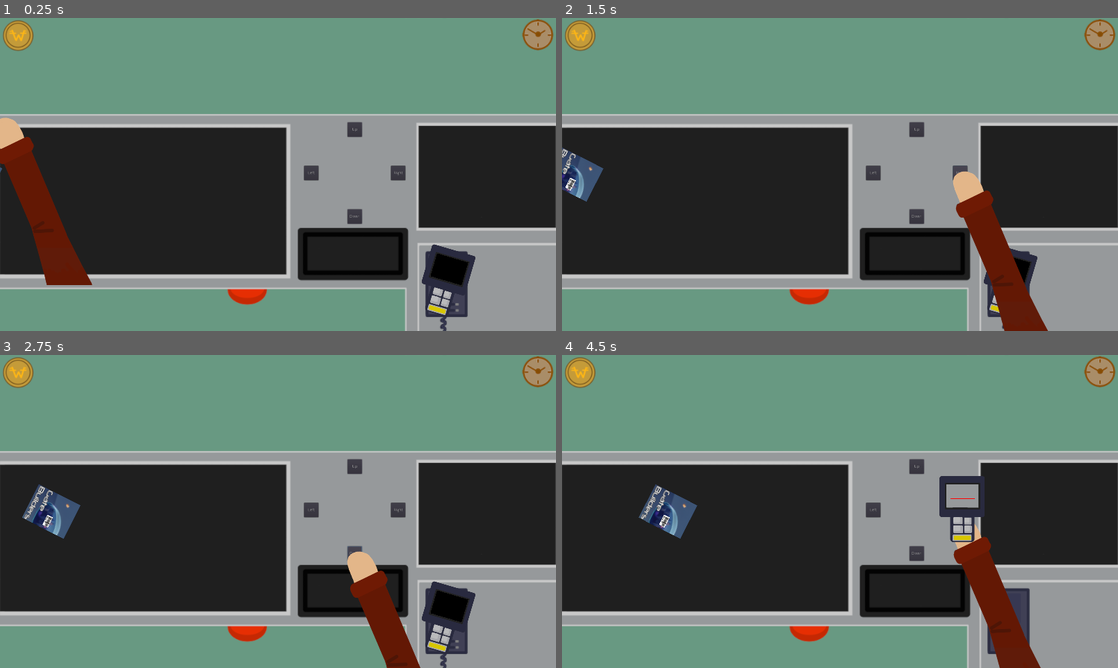
Above: before the commit, frames 1-4 (two rows, left to right).
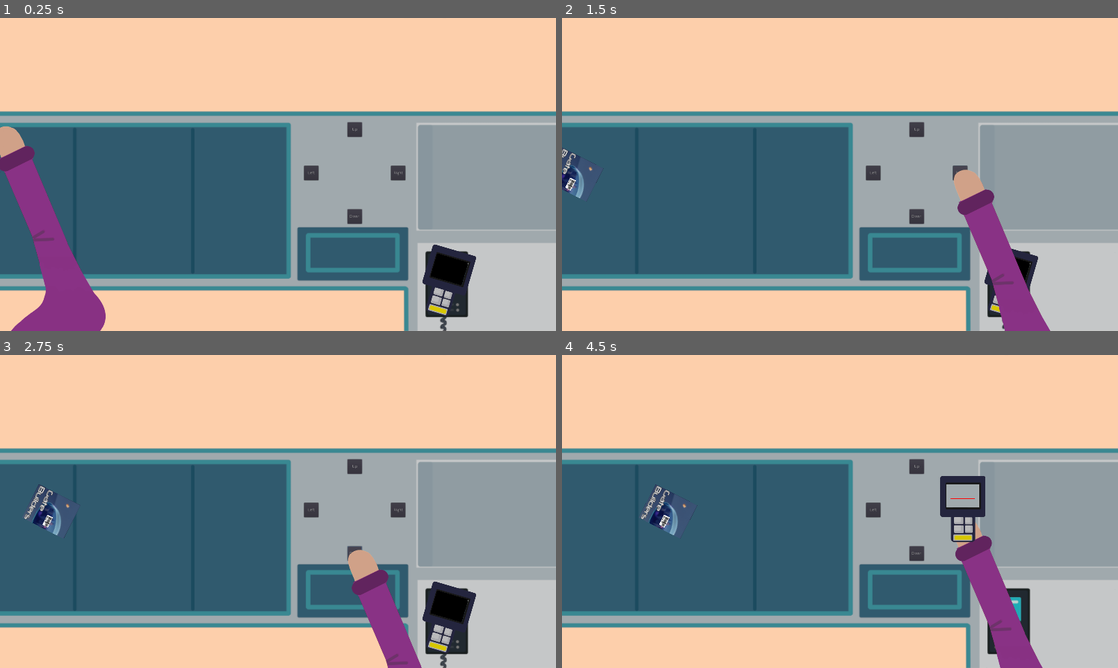
Above: after the commit, the same moments.

Repository: sboigelot/LD51
Game: Godot game, scene res://Scenes/Supermarket3d.tscn
Two runs of this game, one before a commit and one after it. Both use one fixed random seed, a clock stepped at 60 frames per second and the inputs below.
Inputs (mouse positions are in pixels of both pictures, inside the frame that each line leads up to):
- Up to frame 1 (0.25 s): no input
- Up to frame 2 (1.5 s): click "Left" at 0.5 s; click "Right" at 1.25 s
- Up to frame 3 (2.75 s): click "Down" at 2 s
- Up to frame 4 (4.5 s): click "Up" at 2.75 s; click (1012, 621) at 3.5 s; move the mouse to (962, 495) at 4.27 s; hold Right (ui_right) from 4.28 s (still down); tap Z at 4.35 s; click (962, 495) at 4.42 s

The runs differ from the first frame. In frame 1, 85% of the frame differs, in the area x 0-100%, y 0-100%; in frame 2, 86%; in frame 3, 84%; in frame 4, 86%.

Commit message:
Updated sprites

Diff:
--- a/LD51/Scenes/Supermarket3d.gd
+++ b/LD51/Scenes/Supermarket3d.gd
@@ -29,7 +29,7 @@
 
 var hand_node_offset: Vector2
 
-export(float) var hand_min_y = 350
+export(float) var hand_min_y = 550
 
 export(bool) var scanner_in_hands setget set_scanner_hands, get_scanner_hands
 func set_scanner_hands(value:bool):
@@ -45,7 +45,7 @@
 var scan_package: Package
 
 func _ready():
-#	Input.set_mouse_mode(Input.MOUSE_MODE_HIDDEN)
+	Input.set_mouse_mode(Input.MOUSE_MODE_HIDDEN)
 	set_scanner_hands(false)
 #	set_viewport_texture()
 	set_editor_azerty()
--- a/LD51/Scenes/Supermarket3d.tscn
+++ b/LD51/Scenes/Supermarket3d.tscn
@@ -4,7 +4,7 @@
 [ext_resource path="res://Scenes/Supermarket3d.gd" type="Script" id=2]
 [ext_resource path="res://Sprites/square.png" type="Texture" id=3]
 [ext_resource path="res://Sprites/LD51-scanner.png" type="Texture" id=4]
-[ext_resource path="res://Sprites/LD51-noarm.png" type="Texture" id=5]
+[ext_resource path="res://Sprites/register.png" type="Texture" id=5]
 [ext_resource path="res://Sprites/LD51-hand.png" type="Texture" id=6]
 [ext_resource path="res://Fonts/VTCSuperMarketSaleDisplay.ttf" type="DynamicFontData" id=7]
 
@@ -79,6 +79,7 @@
 scanner_anim_np = NodePath("CanvasLayer/Supermarket/Cashier/HandNode/ScannerTextureRext/ScannerAnimationPlayer")
 scanner_on_charger_np = NodePath("CanvasLayer/Supermarket/ScannerCharger/ScannerTextureRext")
 debug_label_np = NodePath("CanvasLayer/Supermarket/ButtonPanelContainer/DebugLabel")
+hand_min_y = 385.0
 
 [node name="BackgroundImage" type="MeshInstance" parent="."]
 mesh = SubResource( 12 )
@@ -271,10 +272,11 @@
 [node name="HandNode" type="Node2D" parent="CanvasLayer/Supermarket/Cashier"]
 
 [node name="ArmTextureRext" type="Sprite" parent="CanvasLayer/Supermarket/Cashier/HandNode"]
-position = Vector2( 146, 280 )
+position = Vector2( 166, 341 )
 texture = ExtResource( 6 )
 
 [node name="ScannerTextureRext" type="Sprite" parent="CanvasLayer/Supermarket/Cashier/HandNode"]
+visible = false
 position = Vector2( 17, -37 )
 texture = ExtResource( 4 )
 
--- a/LD51/default_env.tres
+++ b/LD51/default_env.tres
@@ -3,5 +3,7 @@
 [sub_resource type="ProceduralSky" id=1]
 
 [resource]
+background_mode = 1
 background_sky = SubResource( 1 )
 ambient_light_color = Color( 1, 1, 1, 1 )
+ambient_light_sky_contribution = 0.0
Binary file changed: LD51/Sprites/LD51-hand.png
Binary file changed: LD51/Sprites/LD51-scanner.png
Binary file added: LD51/Sprites/register.png
Not shown, added: LD51/Sprites/register.png.import
